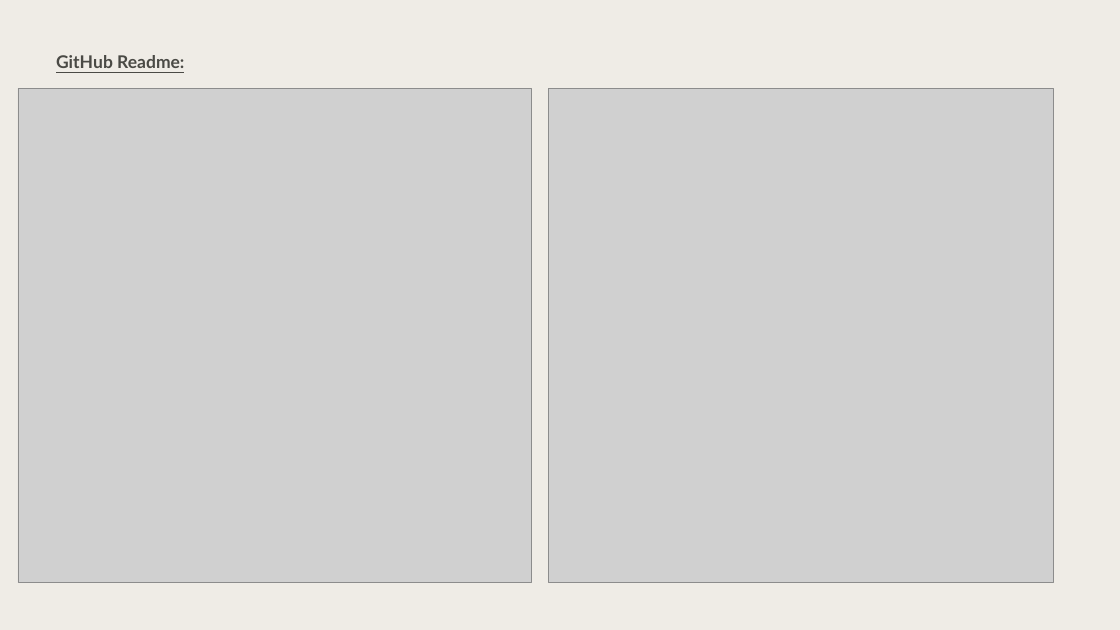
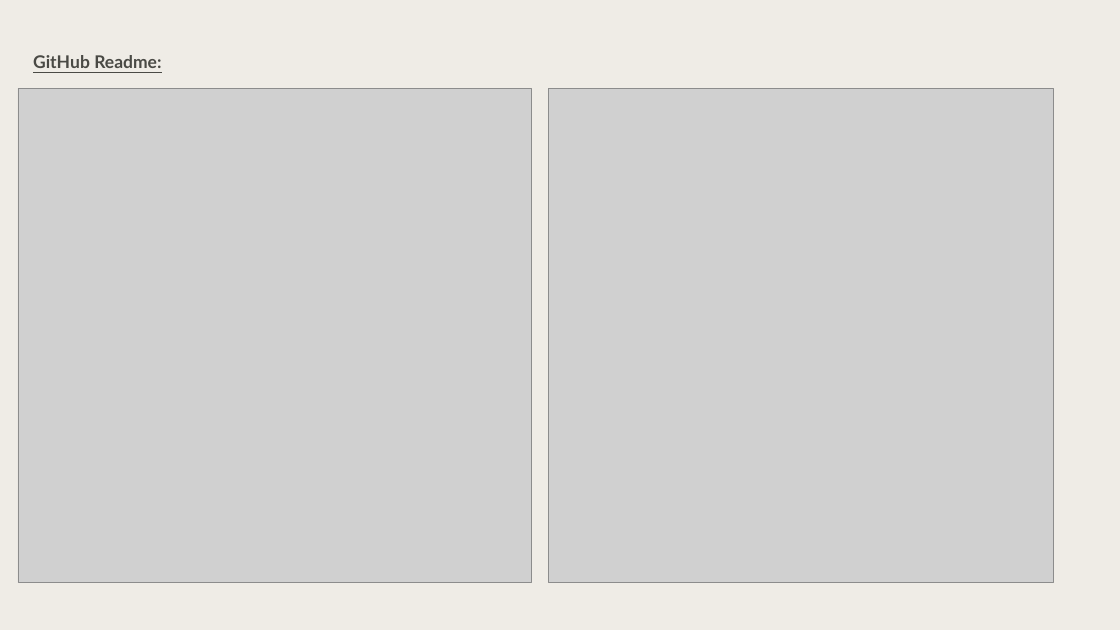
Before and after one commit to shadmaan9216/Capstone_EXL, a slide deck: slide 14 of Real-Time-CC-Fraud-Detection 1.pptx (slide 10 before the commit). Drawn at 1120x630 pixels with LibreOffice and Linux fonts; fonts in the diff are those of the drawing; grey boxes stand for pictures; background and template pictures are left out. Boxes give left, top, right and bottom in pixels: in the first picture for what was removed or moved away, otherwise in the second. Text is boxed around its words. In the diff, an @@ line names an element or a change of style, - is before the commit and + after.

```diff
--- a/Real-Time-CC-Fraud-Detection 1.pptx
+++ b/Real-Time-CC-Fraud-Detection 1.pptx
@@ text "GitHub Readme:": place and size @@
-text "GitHub Readme:" at bbox=[56, 55, 184, 68]
+text "GitHub Readme:" at bbox=[33, 55, 161, 68]
```
Also in this commit, not shown: 1 other slide changed, 4 slides added.
